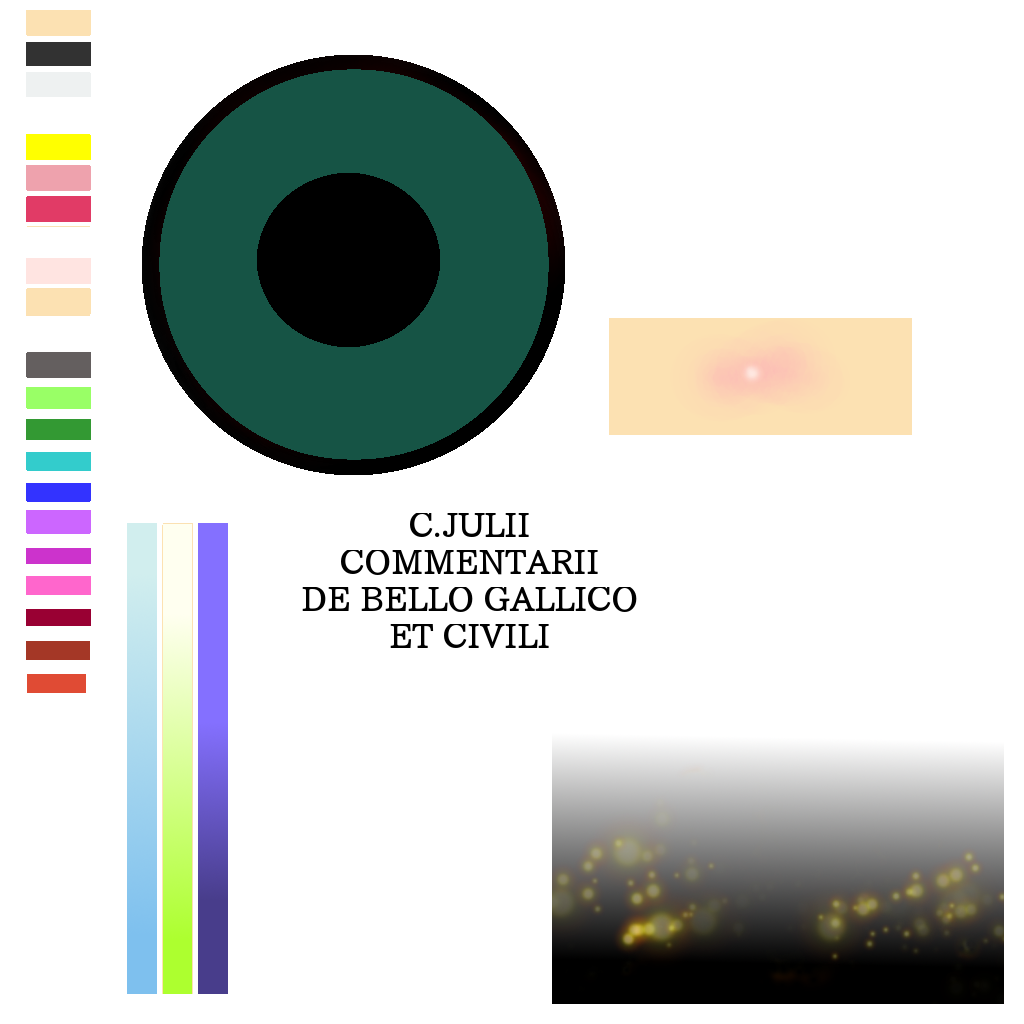
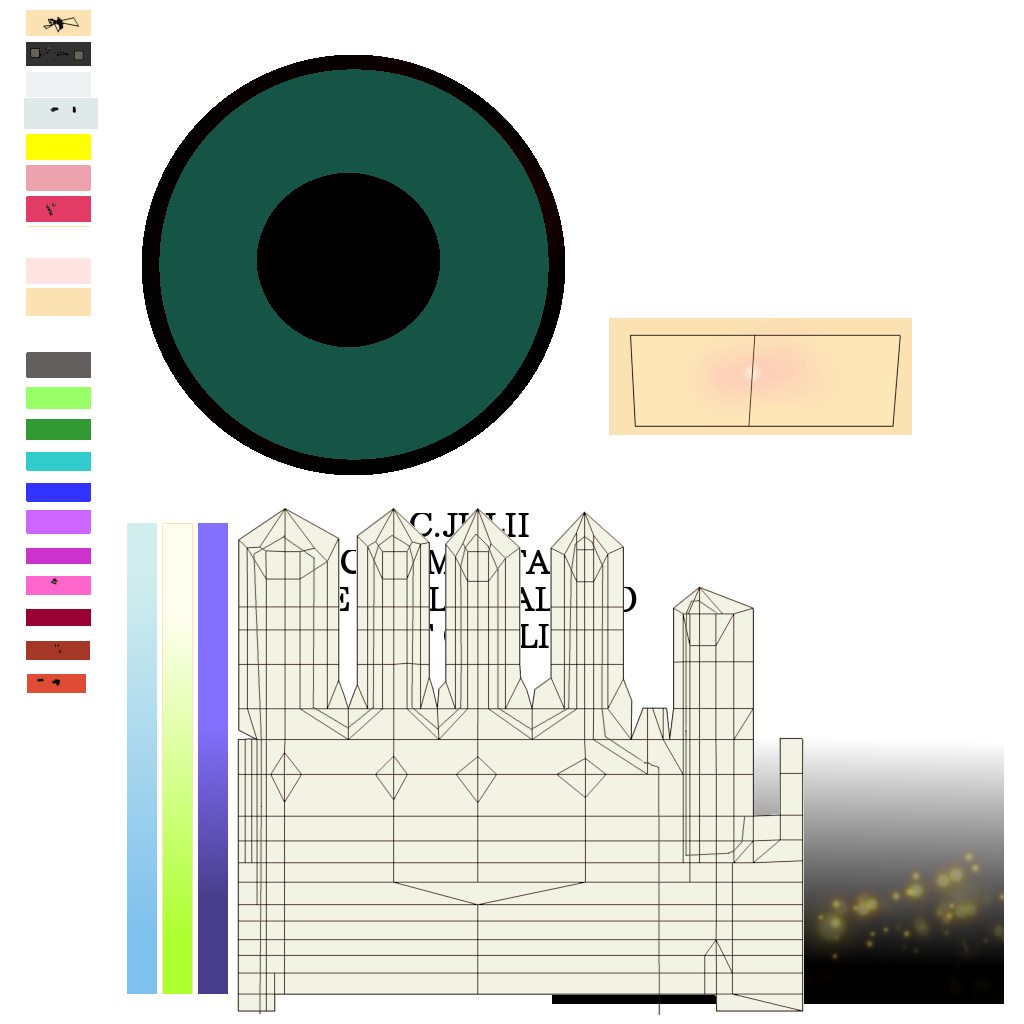
Layer changes from the first 1024px x 1024px image to the second:
added layer "Sedna.png" above "line" over [30, 16, 901, 1012]
added layer "line" above "レイヤー" over [252, 533, 747, 1016]
added layer "レイヤー" above "ShadowFilter #1" over [237, 508, 804, 1012]
showed "ShadowFilter #1" over [24, 98, 98, 216]
